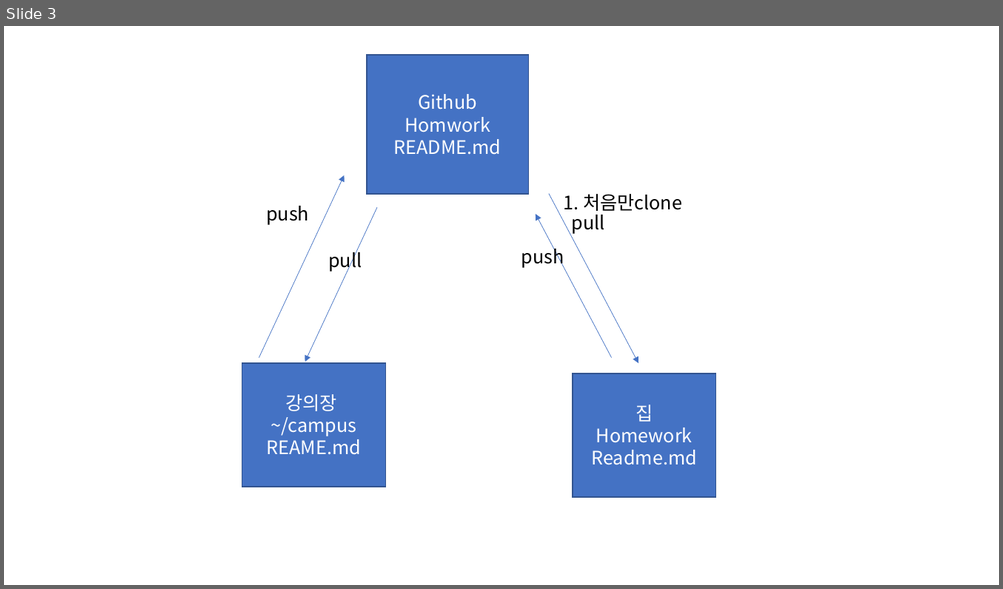
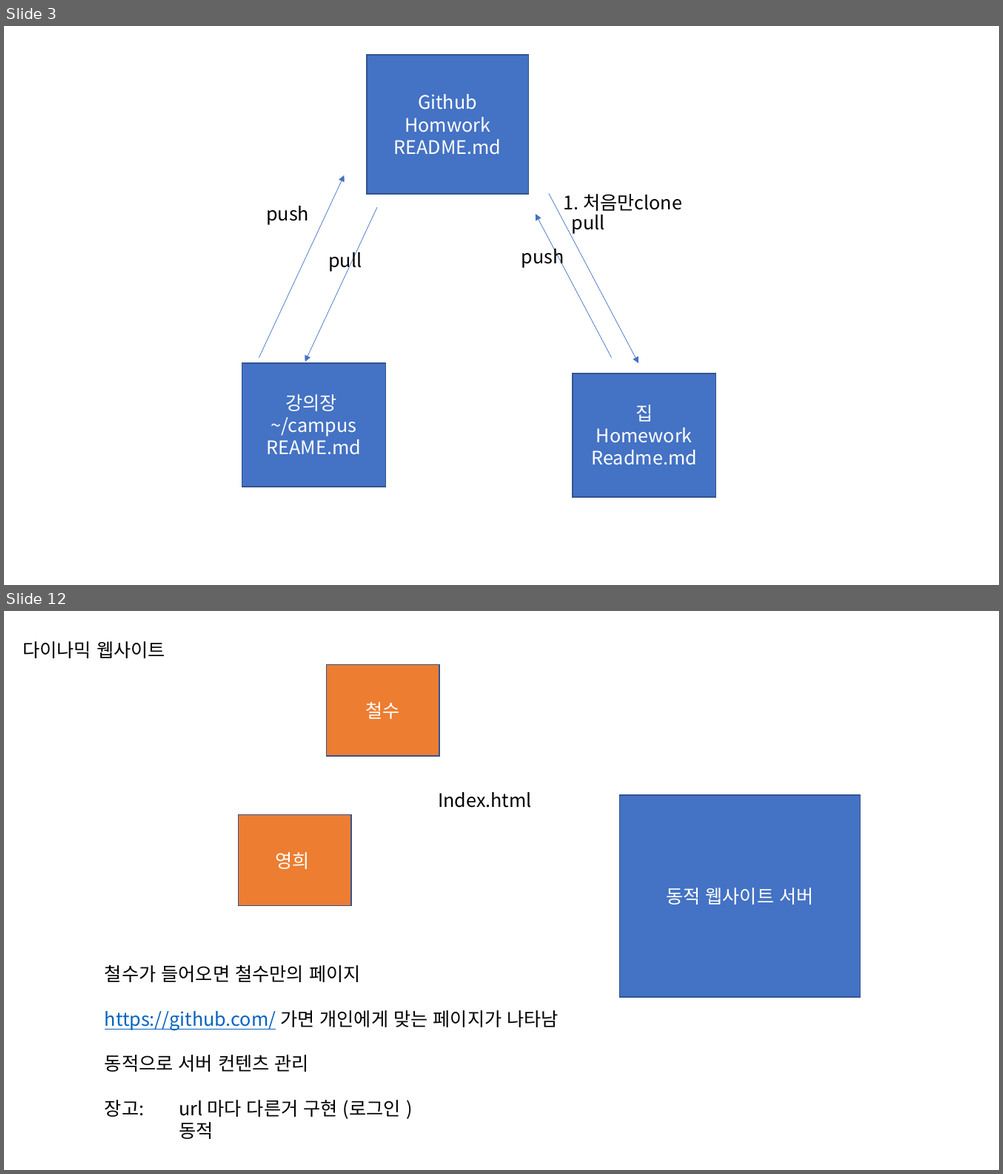
Before and after one commit to adak0102/Githubnote, a slide deck: 프레젠테이션1.pptx. Shown one above the other, each under a label of ours: slide 3 before the commit, slides 3 and 12 after it; the slides between them are not shown. The pictures are 1003x589 and 1003x1174 pixels, drawn with LibreOffice and Linux fonts; fonts in the diff are those of the drawing. Boxes give left, top, right and bottom in pixels: in the first picture for what was removed or moved away, otherwise in the second. Text is boxed around its words. In the diff, an @@ line names an element or a change of style, - is before the commit and + after.

```diff
--- a/프레젠테이션1.pptx
+++ b/프레젠테이션1.pptx
@@ slide 12 added at [4, 611, 999, 1170], background #FFFFFF @@
@@ text added at [22, 641, 165, 658], 18 pt, text #000000 @@
+다이나믹 웹사이트
@@ rectangle added at [327, 665, 439, 756], fill #ED7D31, outline #325491 1 pt, 18 pt, text #FFFFFF @@
+철수
@@ text added at [438, 792, 532, 808], 18 pt, text #000000 @@
+Index.html
@@ rectangle added at [620, 795, 859, 997], fill #4472C4, outline #325491 1 pt, 18 pt, text #FFFFFF @@
+동적 웹사이트 서버
@@ rectangle added at [239, 815, 351, 906], fill #ED7D31, outline #325491 1 pt, 18 pt, text #FFFFFF @@
+영희
@@ text added at [105, 965, 559, 1139], 18 pt, text #000000 @@
+철수가 들어오면 철수만의 페이지
+https://github.com/ 가면 개인에게 맞는 페이지가 나타남
+동적으로 서버 컨텐츠 관리
+장고: url 마다 다른거 구현 (로그인 )
+동적
```
Also in this commit, not shown: 9 other slides added, 3 other files.
